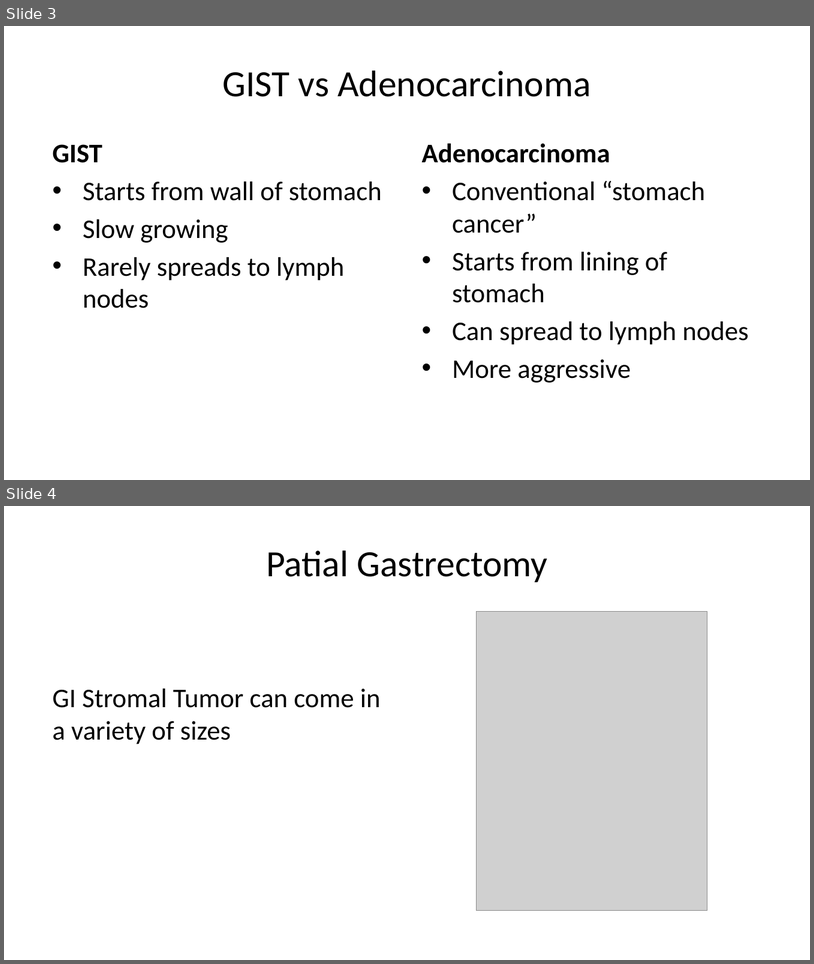
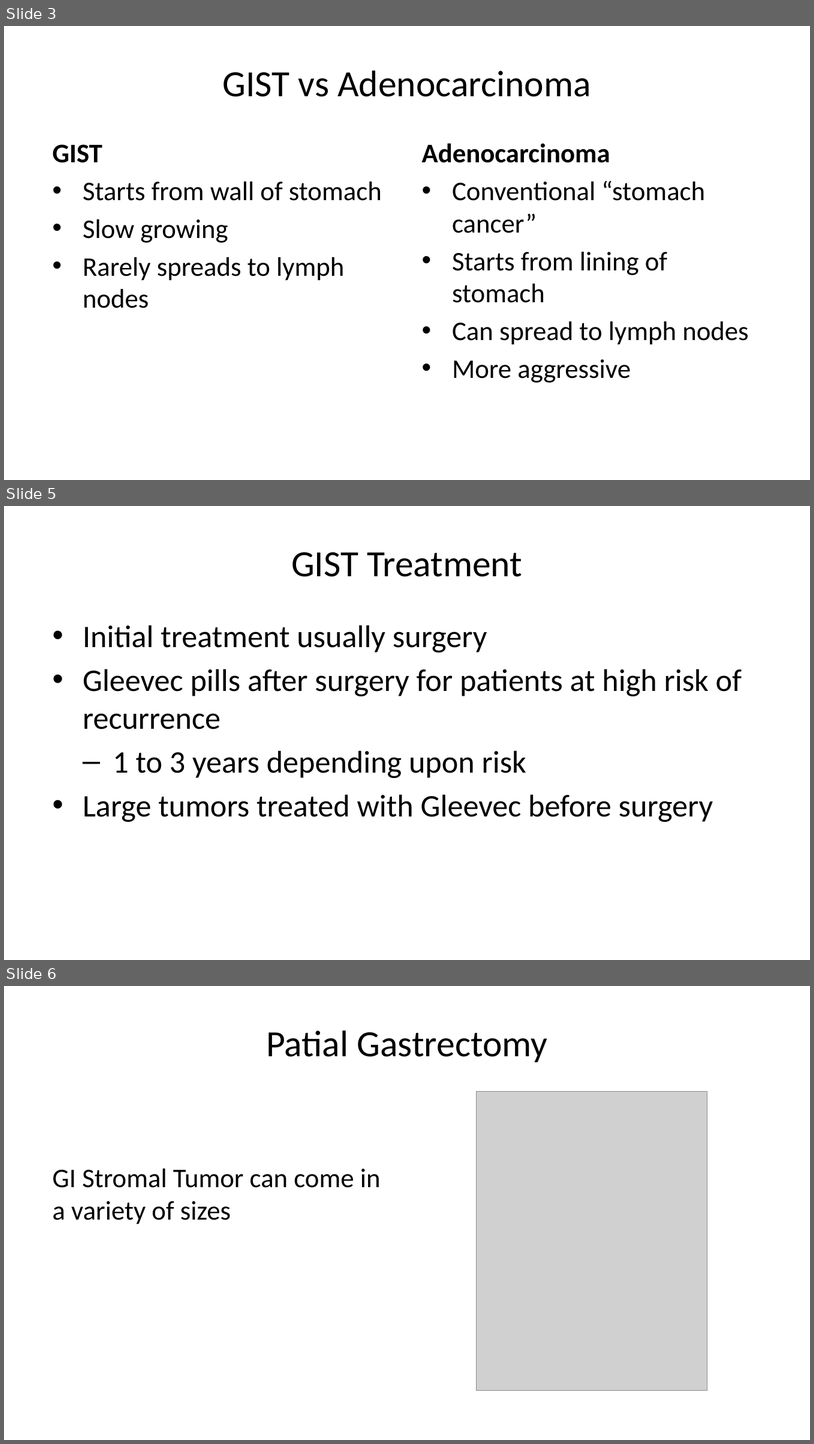
Before and after one commit to jcsalo/patient_education, a slide deck: lci_gist.pptx. Shown one above the other, each under a label of ours: slides 3 and 4 before the commit, slides 3, 5 and 6 after it; the slides between them are not shown. The pictures are 814x964 and 814x1444 pixels, drawn with LibreOffice and Linux fonts; fonts in the diff are those of the drawing; grey boxes stand for pictures. Boxes give left, top, right and bottom in pixels: in the first picture for what was removed or moved away, otherwise in the second. Text is boxed around its words. In the diff, an @@ line names an element or a change of style, - is before the commit and + after.

```diff
--- a/lci_gist.pptx
+++ b/lci_gist.pptx
@@ slide 5 added at [4, 506, 810, 960], background #FFFFFF @@
@@ title added at [291, 552, 522, 577], 33 pt, text #000000 @@
+GIST Treatment
@@ text added at [83, 625, 742, 822], 28 pt, text #000000 @@
+• Initial treatment usually surgery
+• Gleevec pills after surgery for patients at high risk of recurrence
+  – 1 to 3 years depending upon risk
+• Large tumors treated with Gleevec before surgery
@@ what was slide 4 is now slide 6 @@
```
Also in this commit, not shown: 3 slides changed, 1 other slide added, 52 other files.
